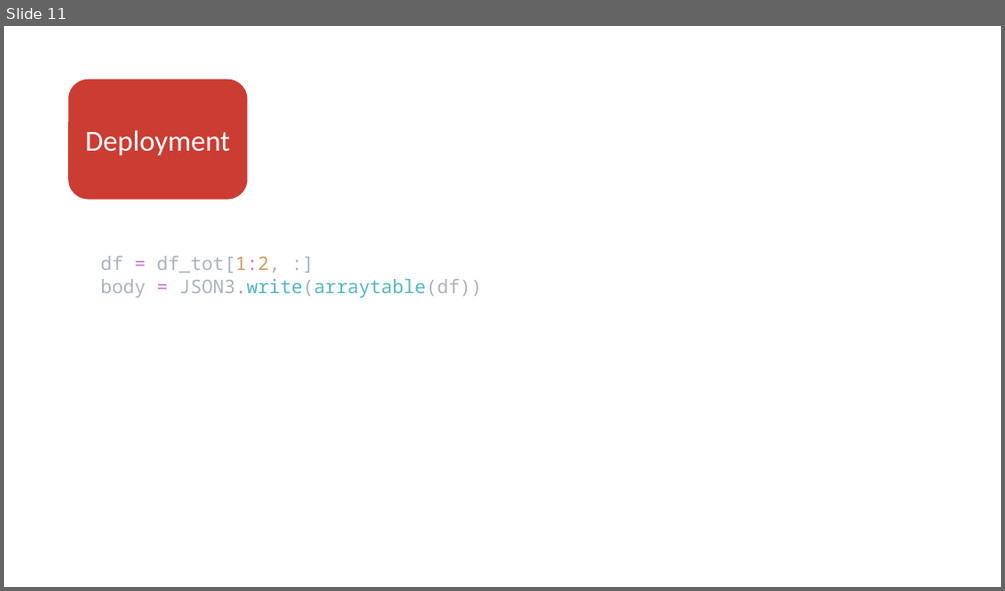
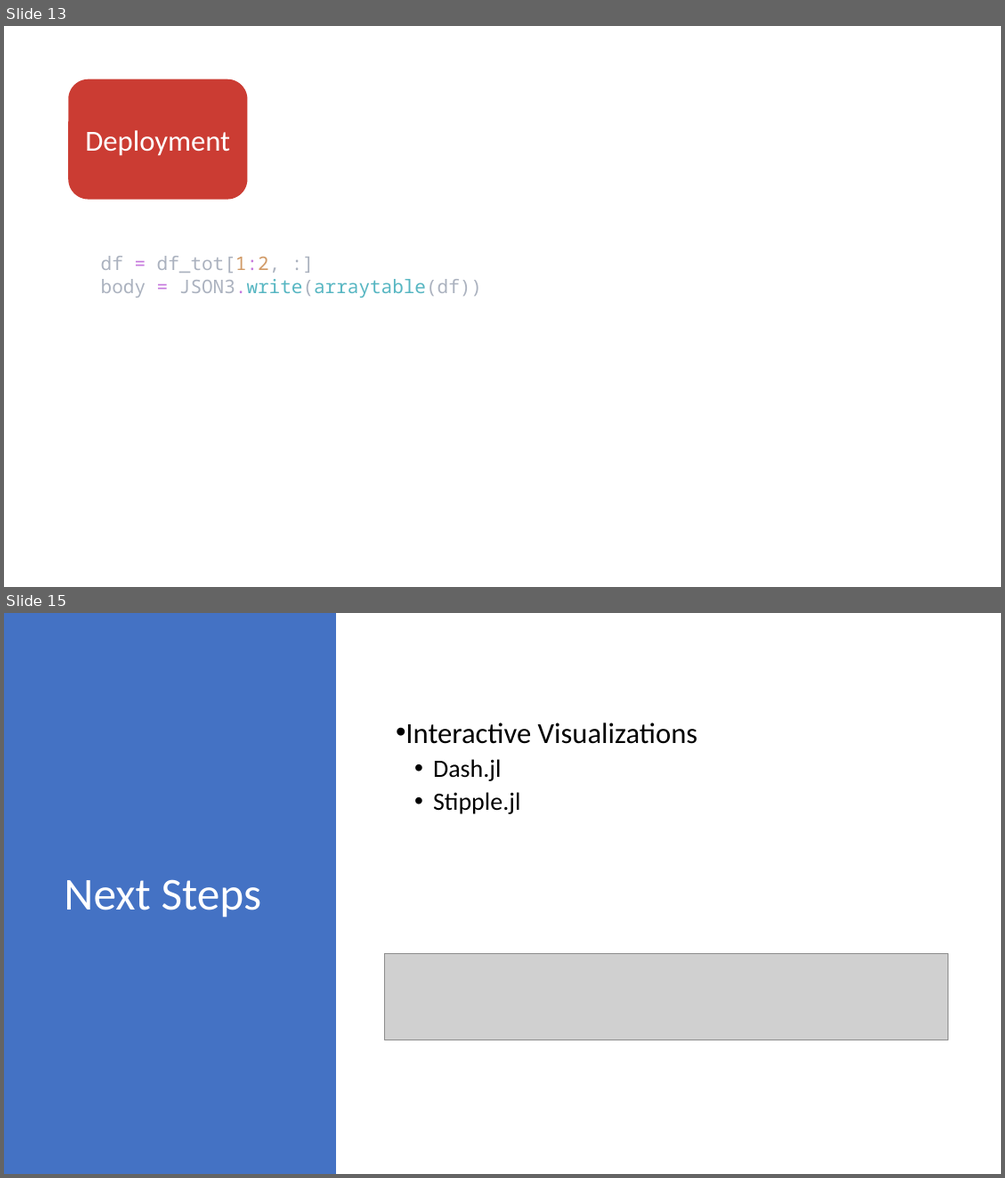
Before and after one commit to JuliaComputing/ScoringEngineDemo.jl, a slide deck: webinar-2022-02-15.pptx. Shown one above the other, each under a label of ours: slide 11 before the commit, slides 13 and 15 after it; the slides between them are not shown. The pictures are 1005x591 and 1005x1178 pixels, drawn with LibreOffice and Linux fonts; fonts in the diff are those of the drawing; grey boxes stand for pictures. Boxes give left, top, right and bottom in pixels: in the first picture for what was removed or moved away, otherwise in the second. Text is boxed around its words. In the diff, an @@ line names an element or a change of style, - is before the commit and + after.

```diff
--- a/webinar-2022-02-15.pptx
+++ b/webinar-2022-02-15.pptx
@@ slide 15 added at box(4, 613, 1001, 1174), background #FFFFFF @@
@@ rectangle added at box(4, 613, 336, 1174), fill #4472C4 @@
@@ text added at box(405, 722, 698, 814), 28 pt, text #000000 @@
+• Interactive Visualizations
+  • Dash.jl
+  • Stipple.jl
@@ text added at box(64, 879, 262, 917), 44 pt, text #FFFFFF @@
+Next Steps
@@ picture added at box(385, 954, 948, 1040) @@
@@ what was slide 11 is now slide 13 @@
```
Also in this commit, not shown: 5 slides changed, 4 other slides added, 1 slide removed, 1 other file.
